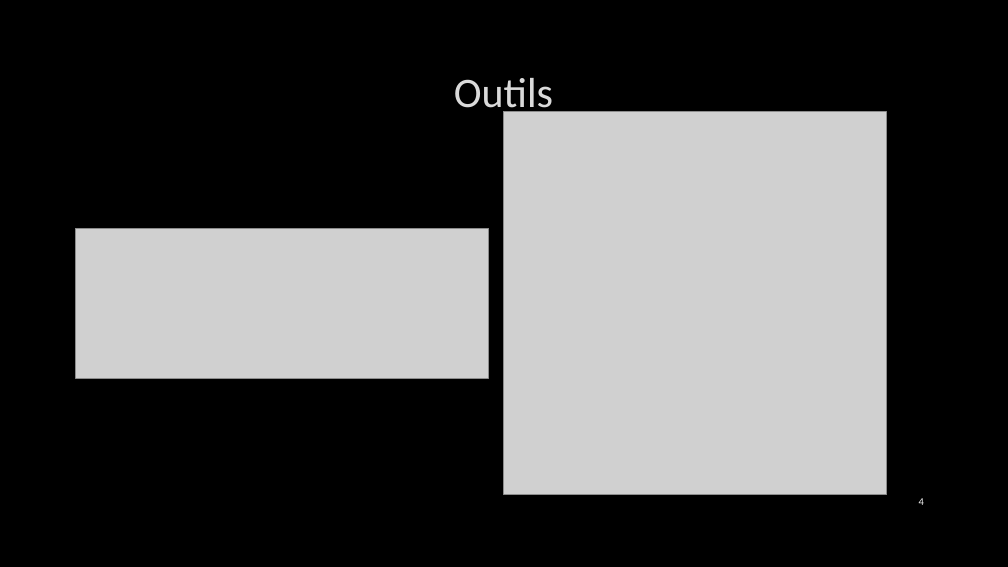
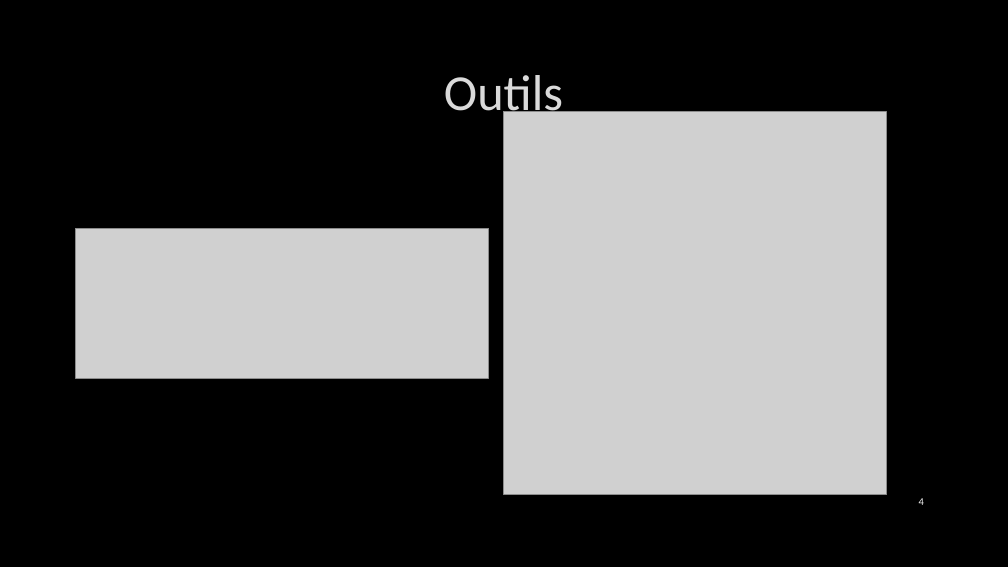
Before and after one commit to DavidVRLS/Git_EscapeJail, a slide deck: slide 4 of EscapeJail.pptx. Drawn at 1008x567 pixels with LibreOffice and Linux fonts; fonts in the diff are those of the drawing; grey boxes stand for pictures; background and template pictures are left out. Boxes give left, top, right and bottom in pixels: in the first picture for what was removed or moved away, otherwise in the second. Text is boxed around its words. In the diff, an @@ line names an element or a change of style, - is before the commit and + after.

```diff
--- a/EscapeJail.pptx
+++ b/EscapeJail.pptx
@@ title "Outils" at (444,75,563,122): size 40 to 48 pt @@
```
Also in this commit, not shown: 7 other slides changed, 2 slides added, 1 slide removed.
